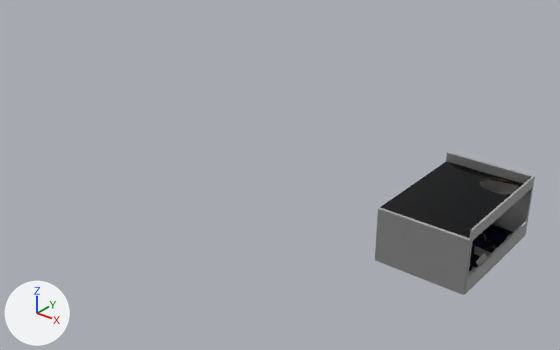
A saved change to the OBJ model assets/models/ClaudeChappe/salle_classe_bas02.obj.
Both versions are drawn from a camera (50 mm lens) standing at (38.3, -44.4, 61.8) and looking at (-40.4, 54.0, 0.8). The axes (+X, +Y, +Z) are drawn at lower left. The lights are the same throughout. Where no turn or scale is listed for an object, it has been applied to the vertices.

Objects in the first picture: 'mur_classes_exterieur'.
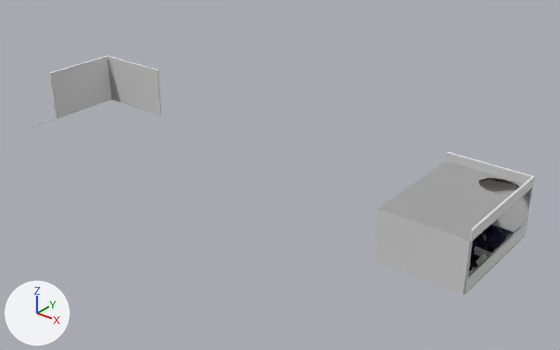
Pixel boxes [x1, y1, x2, y2] of what changed, in the pictures (560 x 350 px; the box of a moved part takes in the faces that stretch with it):
'mur_classes_exterieur', reshaped (217% wider, 67% taller)
    before: [375, 152, 535, 295]
    after: [26, 55, 535, 295]
part 1 of me_mur_classes_exterieur, added
    after: [26, 55, 162, 129]
part 2 of me_mur_classes_exterieur, moved or reshaped
    both: [448, 162, 511, 237]
part 3 of me_mur_classes_exterieur, surface changed
    both: [375, 153, 535, 295]
part 4 of me_mur_classes_exterieur, recoloured
    both: [447, 152, 535, 230]
part 5 of me_mur_classes_exterieur, recoloured
    both: [380, 161, 523, 238]

Diff of the bpy script that builds the scene:
```diff
--- a/assets/models/ClaudeChappe/salle_classe_bas02.obj.py
+++ b/assets/models/ClaudeChappe/salle_classe_bas02.obj.py
@@ mat_material @@
+mat_material = principled_material('Material')
+mat_material.base_color = (0.8, 0.8, 0.8)  # white #e7e7e7
+mat_material.roughness = 1.0
@@ me_mur_classes_exterieur @@
 # used by ob_mur_classes_exterieur; location = (0.0, 0.0, 0.0)
-me_mur_classes_exterieur.from_pydata(...)  # 3140 vertices, 5496 faces; spans x -12.4..2.2, y 41.4..62.6, z -0.3..10.2
+me_mur_classes_exterieur.from_pydata(...)  # 3166 vertices, 5543 faces; spans x -96.7..2.2, y 39.5..62.6, z -0.3..10.2
+# me_mur_classes_exterieur part 1: a new loose piece of 26 vertices spanning x -96.7..-80.2, y 39.5..62.6, z 0.0..10.2
+# me_mur_classes_exterieur part 2: 2 vertices removed from x -4.4..-0.3, y 56.8..57.8, z 8.7; 2 vertices added at x -4.5..-0.4, y 56.7..57.7, z 8.7
+# me_mur_classes_exterieur part 3: 3963 kept faces spanning x -12.4..2.2, y 41.4..62.6, z -0.2..10.2 get new texture (UV) coordinates
+# me_mur_classes_exterieur part 4: 8 faces spanning x -12.4..2.2, y 41.7..62.6, z 10.2 switch from mat_plastic_white_material to mat_material (white #e7e7e7)
+# me_mur_classes_exterieur part 5: 66 faces spanning x -12.4..1.9, y 41.8..62.5, z 8.4..8.7 switch from mat_dark_metal to mat_plastic_white_material
 me_mur_classes_exterieur.materials.append(mat_plastic_bleu_foncé_amphi)
```
